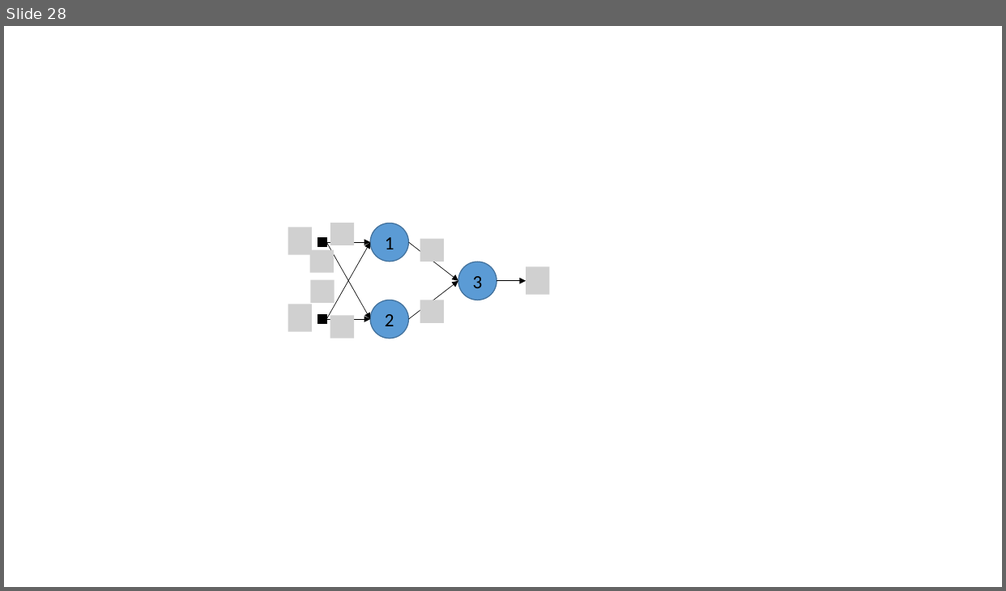
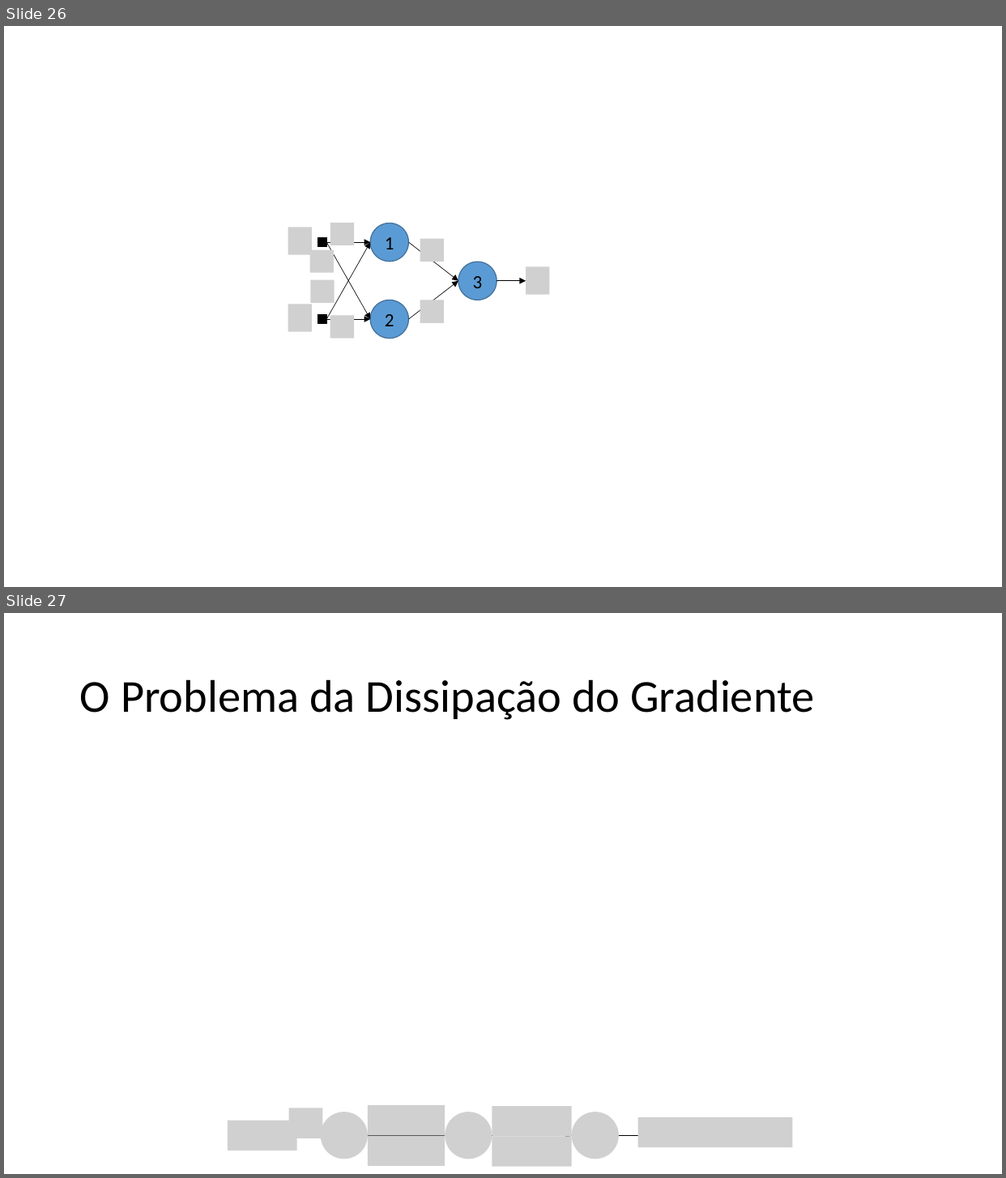
Before and after one commit to zz4fap/t320_aprendizado_de_maquina, a slide deck: slides/T320_Redes_Neurais_Artificiais (Parte II).pptx. Shown one above the other, each under a label of ours: slide 28 before the commit, slides 26 and 27 after it. The pictures are 1006x591 and 1006x1178 pixels, drawn with LibreOffice and Linux fonts; fonts in the diff are those of the drawing; grey boxes stand for pictures. Boxes give left, top, right and bottom in pixels: in the first picture for what was removed or moved away, otherwise in the second. Text is boxed around its words. In the diff, an @@ line names an element or a change of style, - is before the commit and + after.

```diff
--- a/slides/T320_Redes_Neurais_Artificiais (Parte II).pptx
+++ b/slides/T320_Redes_Neurais_Artificiais (Parte II).pptx
@@ slide 27 added at <box>4,613,1002,1174</box>, background #FFFFFF @@
@@ title added at <box>80,679,814,720</box>, 44 pt, text #000000 @@
+O Problema da Dissipação do Gradiente
@@ group added at <box>228,1105,793,1167</box>: 10 pictures, 3 arrows @@
@@ what was slide 28 is now slide 26 @@
```
Also in this commit, not shown: 6 slides changed, 1 slide removed, 2 other files.
